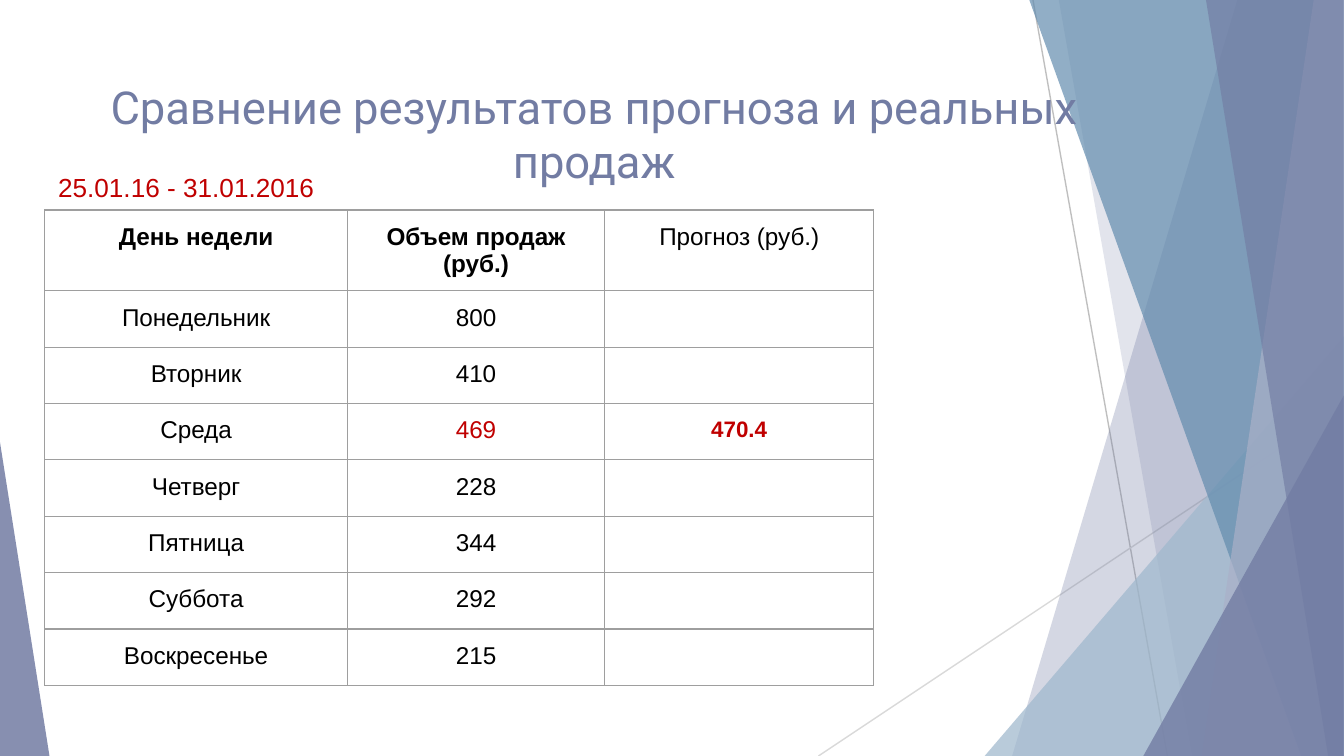
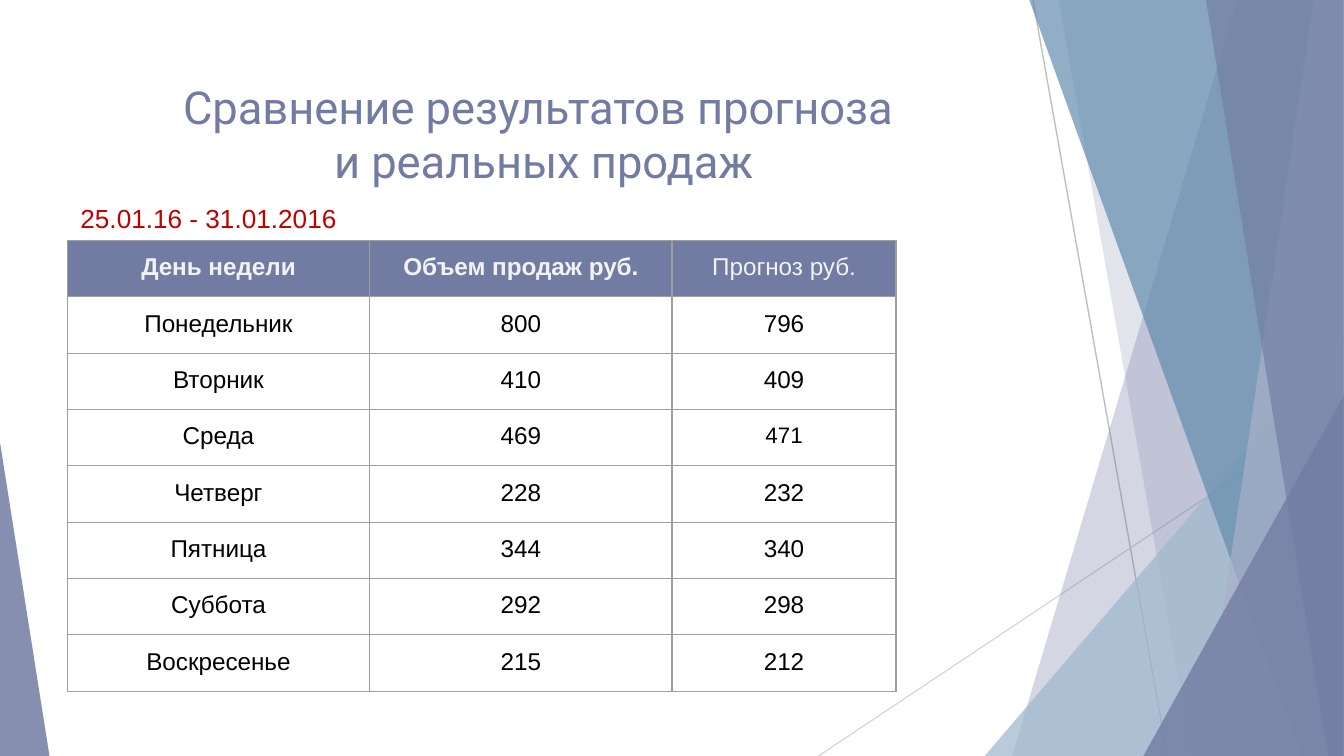
Before and after one commit to NG-Studio-Development/Dissertation, a slide deck: slide 18 of Диссертация/Презентация/Акимов Николай.pptx. Drawn at 1344x756 pixels with LibreOffice and Linux fonts; fonts in the diff are those of the drawing. Boxes give left, top, right and bottom in pixels: in the first picture for what was removed or moved away, otherwise in the second. Text is boxed around its words. In the diff, an @@ line names an element or a change of style, - is before the commit and + after.

```diff
--- a/Диссертация/Презентация/Акимов Николай.pptx
+++ b/Диссертация/Презентация/Акимов Николай.pptx
@@ title "Сравнение результатов прогноза и реальных ..." rewrapped from <box>111,83,1077,187</box> to <box>183,91,893,187</box> @@
@@ text "25.01.16 - 31.01.2016": place and size @@
-text "25.01.16 - 31.01.2016" at <box>58,178,314,198</box>
+text "25.01.16 - 31.01.2016" at <box>80,209,336,229</box>
@@ table at <box>67,241,896,692</box> @@
-row 1, column 2: Объем продаж (руб.)
+row 1, column 2: Объем продаж руб.
-row 1, column 3: Прогноз (руб.)
+row 1, column 3: Прогноз руб.
-row 2, column 3: 
+row 2, column 3: 796
-row 3, column 3: 
+row 3, column 3: 409
-row 4, column 3: 470.4
+row 4, column 3: 471
-row 5, column 3: 
+row 5, column 3: 232
-row 6, column 3: 
+row 6, column 3: 340
-row 7, column 3: 
+row 7, column 3: 298
-row 8, column 3: 
+row 8, column 3: 212
@@ fill none to #727CA3 in row 1 @@
@@ text colour #000000 to #F2F2F2 in "День недели" @@
@@ text colour #C00000 to #000000 in "469" @@
@@ table: place and size @@
-table at <box>44,210,874,689</box>
+table at <box>67,241,896,692</box>
```
Also in this commit, not shown: 11 other slides changed, 11 slides added, 10 slides removed, 11 other files.
